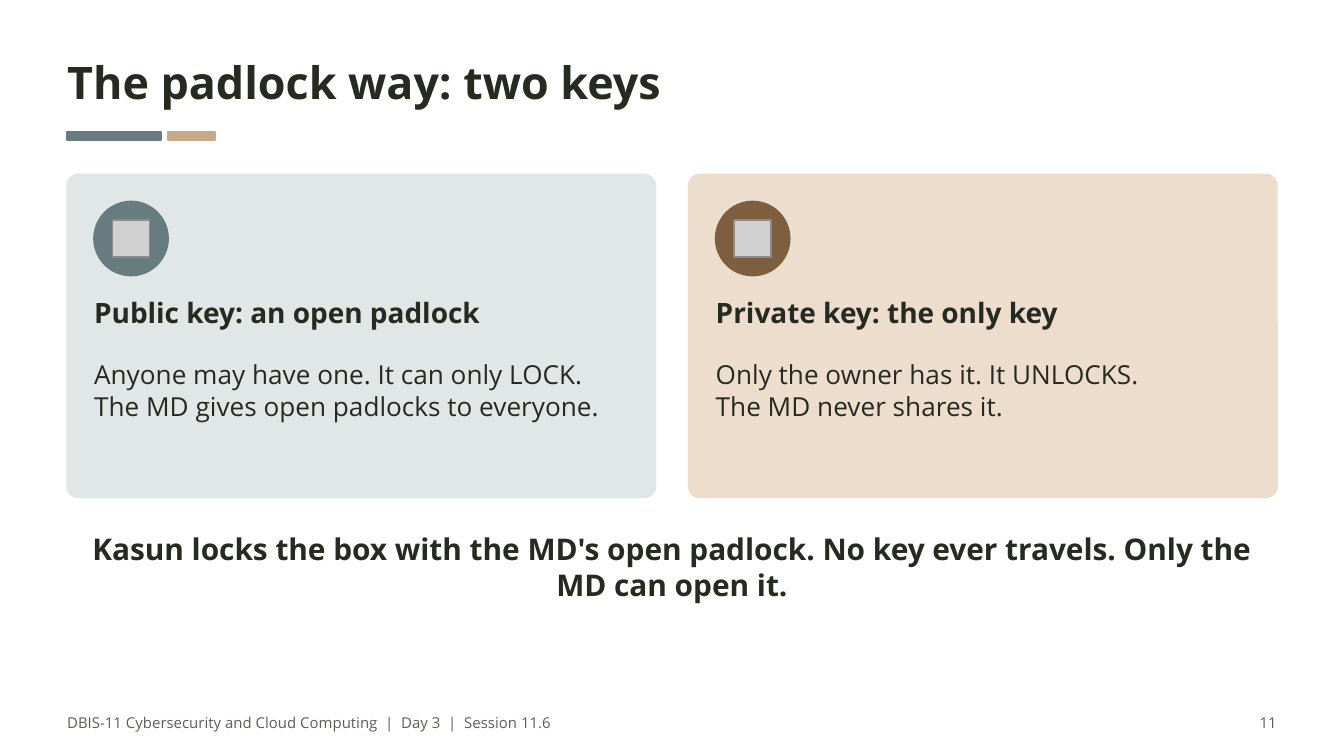
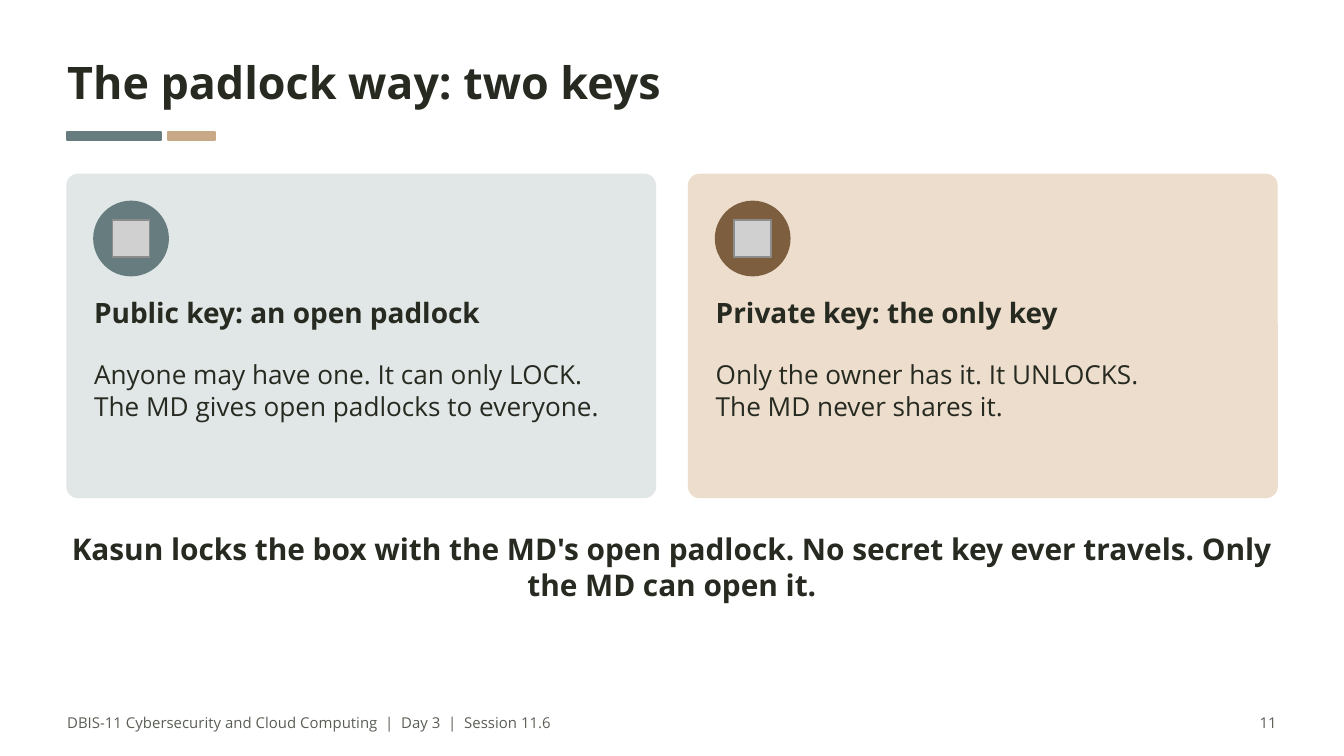
Before and after one commit to nirangadh/DBIS-Cybersecurity-and-Cloud-Computing, a slide deck: slide 11 of slides/11-06-keeping-secrets-with-keys.pptx. Drawn at 1344x756 pixels with LibreOffice and Linux fonts; fonts in the diff are those of the drawing; grey boxes stand for pictures. Boxes give left, top, right and bottom in pixels: in the first picture for what was removed or moved away, otherwise in the second. Text is boxed around its words. In the diff, an @@ line names an element or a change of style, - is before the commit and + after.

```diff
--- a/slides/11-06-keeping-secrets-with-keys.pptx
+++ b/slides/11-06-keeping-secrets-with-keys.pptx
@@ text at box(72, 537, 1271, 603): text changed @@
-Kasun locks the box with the MD's open padlock. No key ever travels. Only the MD can open it.
+Kasun locks the box with the MD's open padlock. No secret key ever travels. Only the MD can open it.
```
Also in this commit, not shown: 59 other files.
